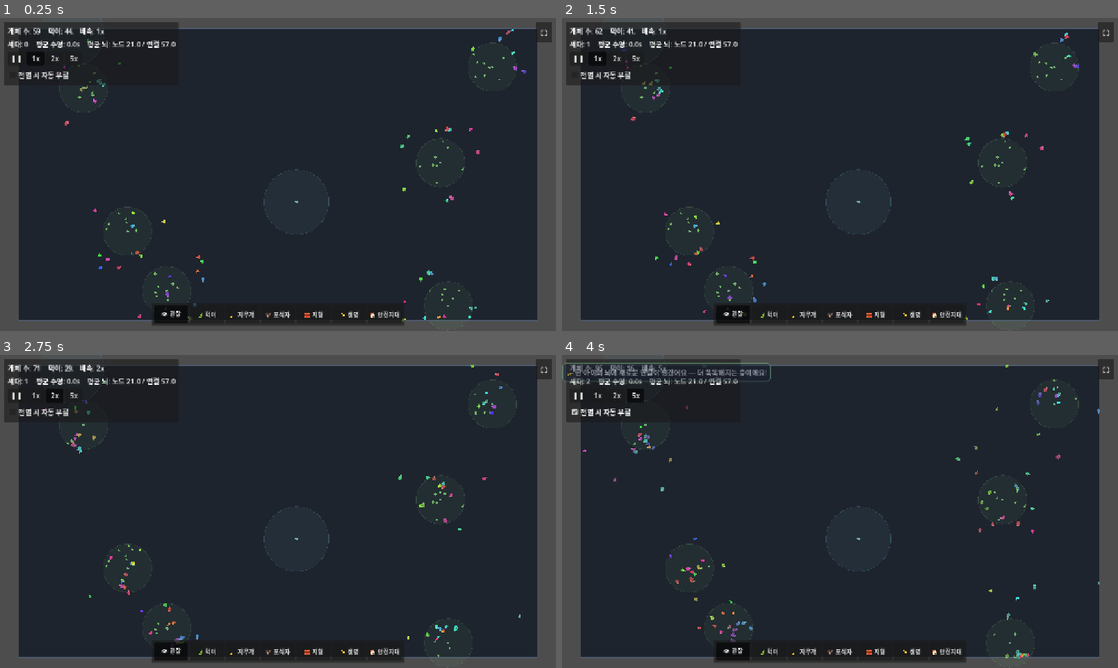
Above: before the commit, frames 1-4 (two rows, left to right).
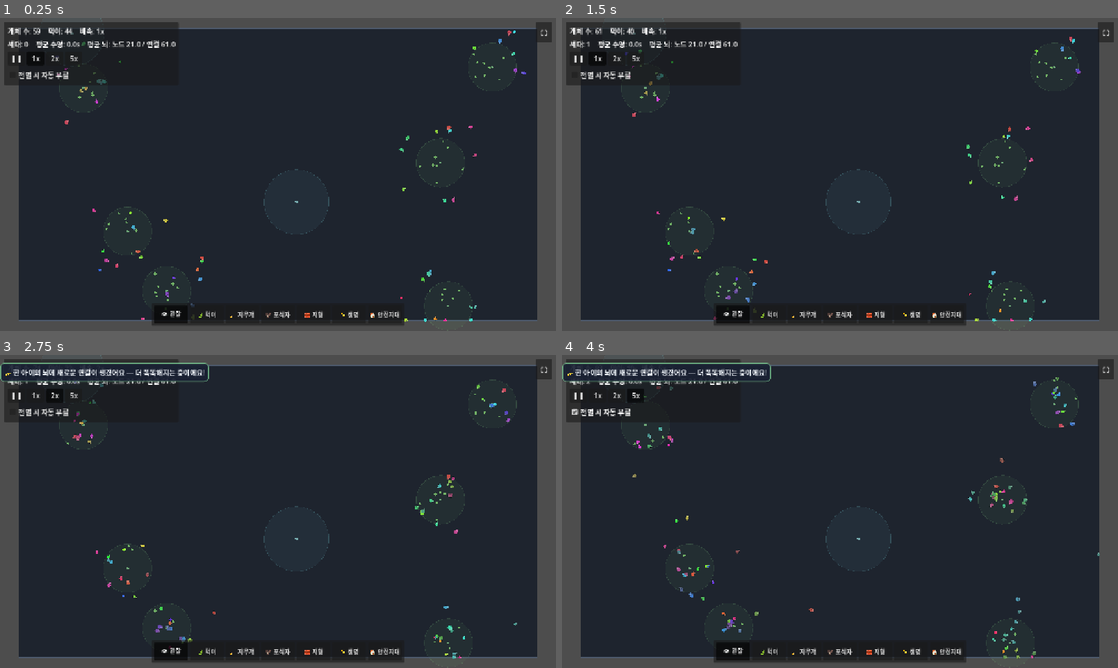
Above: after the commit, the same moments.

Repository: MoriochoRadio/mindlings
Game: Godot game, scene res://scenes/Main.tscn
The game is run twice, just before and just after one commit, with the same random seed, the same clock (stepped at 60 frames per second) and the same inputs.
Inputs:
- Up to frame 1 (0.25 s): no input
- Up to frame 2 (1.5 s): click "❚❚" at 0.5 s; click "1x" at 1.25 s
- Up to frame 3 (2.75 s): click "2x" at 2 s
- Up to frame 4 (4 s): click "5x" at 2.75 s; click "전멸 시 자동 부활" at 3.5 s

The runs differ from the first frame. In frame 1, 0.5% of the frame differs, in the area x 9-95%, y 3-98%; in frame 2, 0.7%; in frame 3, 1.9%, in the area x 0-94%, y 2-98%; in frame 4, 1.9%.

Commit message:
본능 심기: 창시자에 약한 본능(먹이·회피·안전) — 진화가 다듬는다
방침 전환(GAME_DESIGN '본능 + 진화·학습'): '창시자 백지 → 모든 행동을 진화로만'은 너무 느리고
불확실(회피가 한 판에 거의 안 나타남). 약한 본능(informed priors)을 심어 똑똑한 행동이 '바로'
보이게 하고, 진화·돌연변이가 강화/약화/재조합해 다듬게 한다. 자식은 부모 망을 물려받아 변이.

창시자 신경망 본능 배선(brain_builder.build) — 약한 사전 가중치, 바탕 무작위 직결에 더해짐:
- ① 먹이로 향함(가장 강함, 기존).
- ② 포식자에게서 멀어짐(위험 센서 → 반대 방향, 음수). 위험이 안 보이면 입력 0이라 '위협 시에만' 작동.
- ③ 안전지대로 향함(안전 센서 → 그쪽, 먹이보다 약함). 약한 상시 끌림 = '집 근처에 머무는' 성향.
- ④ 벽 회피는 생략: 더듬이가 '진행방향 상대'값이라 월드좌표 이동출력에 고정 가중치로 안 맞음
  (끼임 넛지로 보완, 벽 회피는 진화한 은닉 구조에 맡김).

튜닝(@export): founder_bias → instinct_strength로 일반화(0=순수 백지 비교). instinct_variation으로
개체별 본능 흩뿌림 → 겁많은/대담한 개체로 갈라져 다양성·niche, 상충(먹이vs안전) 균형이 진화로 최적화.

검증: Godot 4.6.3 헤드리스 게임 300프레임 에러 0. 본능 방향 통계 테스트(창시자 400개) 통과 —
move_x 평균: 먹이 +0.62, 포식자 -0.54(반대로), 안전 +0.34, 백지(strength=0) +0.00.

Co-Authored-By: Claude Opus 4.8 (1M context) <noreply@anthropic.com>

Diff:
--- a/scripts/World.gd
+++ b/scripts/World.gd
@@ -50,9 +50,12 @@
 @export var repro_cost: float = 45.0
 ## 자식의 시작 에너지.
 @export var offspring_start_energy: float = 35.0
-## 창시자(gen 0) 본능 세기(먹이추적·먹기 사전 편향). 너무 크면 먹이추적이 위험/안전 센서를
-## 압도해 다른 전략이 떠오를 여지가 준다. 0이면 완전 무작위(순수 진화).
-@export var founder_bias: float = 0.6
+## 창시자(gen 0) 본능 세기 — 약한 사전 가중치로 ①먹이로 향함 ②포식자 회피 ③안전지대로 향함을
+## 심는다(GAME_DESIGN '본능 + 진화·학습'). 똑똑한 행동이 바로 보이고, 진화가 강화/약화/재조합해
+## 다듬는다(자식은 부모 망을 물려받아 변이). 0이면 순수 백지(비교용 — 회피가 진화로만 떠오르는지).
+@export var instinct_strength: float = 0.6
+## 본능 세기의 개체별 흩뿌림(0=모두 동일, 클수록 겁많은/대담한 개체로 갈라져 다양성·niche↑).
+@export_range(0.0, 1.0) var instinct_variation: float = 0.4
 
 @export_subgroup("돌연변이")
 ## 연결마다 가중치가 변이될 확률.
@@ -214,8 +217,8 @@
 		return
 	var c: Creature = creature_scene.instantiate()
 	c.position = pos
-	# 창시자: 약한 본능을 가진 무작위 두뇌(gen 0, 순환 없음) + 무작위 유전 형질(크기·색).
-	c.setup(_bounds, self, BrainBuilder.build(founder_bias, recurrent_clamp),
+	# 창시자: 약한 본능(먹이·회피·안전)을 심은 두뇌(gen 0, 순환 없음) + 무작위 유전 형질(크기·색).
+	c.setup(_bounds, self, BrainBuilder.build(instinct_strength, instinct_variation, recurrent_clamp),
 		CreatureGenes.make_founder(founder_size_spread))
 	_creatures.add_child(c)
 
@@ -475,7 +478,7 @@
 	return f
 
 ## 신의 도구가 그 자리에 새 창시자(gen 0)를 만든다(M4-4 생명 생성). 전멸에서도 부활 가능.
-## 두뇌 = BrainBuilder.build(founder_bias, recurrent_clamp): 새 뇌 + 약한 사전 편향(현재 17입력, 순환 없음).
+## 두뇌 = BrainBuilder.build(instinct_strength, …): 새 뇌 + 약한 본능(먹이·회피·안전, 17입력, 순환 없음).
 ## 개체 수 상한 준수. 만들었으면 true.
 func spawn_creature_at(local_pos: Vector2) -> bool:
 	if creature_scene == null or _creatures.get_child_count() >= max_creatures:
--- a/scripts/brain_builder.gd
+++ b/scripts/brain_builder.gd
@@ -47,9 +47,15 @@
 const _BIAS_ID: int = 100
 const _OUT_BASE: int = 200
 
-## 창시자 두뇌를 만든다. bias_strength로 본능 세기 조절(0이면 완전 무작위).
-## value_clamp는 순환 진동/폭주 방어용 활성값 한계(World가 @export로 튜닝). 창시자엔 순환 연결은 없다.
-static func build(bias_strength: float = 0.8, value_clamp: float = 1.0) -> MindNet:
+## 창시자 두뇌를 만든다(GAME_DESIGN '본능 + 진화·학습'). 약한 '본능'(informed priors)을 심어
+## 똑똑한 행동이 바로 보이게 하고, 진화·돌연변이가 그걸 강화/약화/재조합해 다듬게 한다.
+## - instinct_strength: 본능 세기(0이면 순수 백지 — 비교용).
+## - instinct_variation: 개체별 본능 흩뿌림(0=동일, 클수록 겁많은/대담한 개체로 갈라져 다양성·niche↑).
+## - value_clamp: 순환 진동/폭주 방어용 활성값 한계(World @export). 창시자엔 순환 연결은 없다.
+## 본능은 하드룰이 아니라 '약한 사전 가중치' — 바탕의 무작위 직결에 더해질 뿐, 진화가 갈아엎을 수 있다.
+## (벽 회피 본능 ④는 생략: 더듬이 센서는 '진행방향 상대'값이라 월드좌표 이동출력에 고정 가중치로
+##  매핑되지 않는다. 끼임 넛지로 보완하고, 벽 회피는 진화한 은닉 구조에 맡긴다.)
+static func build(instinct_strength: float = 0.6, instinct_variation: float = 0.4, value_clamp: float = 1.0) -> MindNet:
 	var net := MindNet.new()
 	net.value_clamp = value_clamp
 	for i in SENSOR_COUNT:
@@ -58,19 +64,33 @@
 	for o in OUTPUT_COUNT:
 		net.add_node(_OUT_BASE + o, MindNet.NodeKind.OUTPUT)
 
-	# 모든 센서/편향 → 모든 출력 직결, 작은 무작위 가중치.
+	# 바탕: 모든 센서/편향 → 모든 출력 직결, 작은 무작위 가중치(진화의 재료).
 	for i in SENSOR_COUNT:
 		for o in OUTPUT_COUNT:
 			net.add_connection(i, _OUT_BASE + o, randf_range(-0.4, 0.4))
 	for o in OUTPUT_COUNT:
 		net.add_connection(_BIAS_ID, _OUT_BASE + o, randf_range(-0.2, 0.2))
 
-	# 창시자 본능(약함): 먹이 방향으로 이동하고 기본적으로 먹으려 한다.
-	# 위 직결 가중치에 더해진다. bias_strength=0이면 본능 없음(순수 무작위).
-	if bias_strength > 0.0:
-		net.add_connection(IN_FOOD_X, _OUT_BASE + OUT_MOVE_X, randf_range(1.0, 1.6) * bias_strength)
-		net.add_connection(IN_FOOD_Y, _OUT_BASE + OUT_MOVE_Y, randf_range(1.0, 1.6) * bias_strength)
-		net.add_connection(_BIAS_ID, _OUT_BASE + OUT_EAT, randf_range(0.6, 1.0) * bias_strength)
+	# 약한 본능. 먹이/위험/안전 센서는 모두 '월드좌표 방향벡터'라 이동출력에 깔끔히 매핑된다.
+	# 위험/안전 센서는 대상이 감각 범위 밖이면 0이라, ②는 자연히 '위협이 보일 때만' 작동한다(게이팅 공짜).
+	var s: float = instinct_strength
+	var v: float = instinct_variation
+	if s > 0.0:
+		# ① 먹이로 향함(가장 강함 — 굶지 않게).
+		net.add_connection(IN_FOOD_X, _OUT_BASE + OUT_MOVE_X, _instinct(1.0, 1.6, s, v))
+		net.add_connection(IN_FOOD_Y, _OUT_BASE + OUT_MOVE_Y, _instinct(1.0, 1.6, s, v))
+		net.add_connection(_BIAS_ID, _OUT_BASE + OUT_EAT, _instinct(0.6, 1.0, s, v))
+		# ② 포식자에게서 멀어짐(위험 센서 → 반대 방향, 음수). 위험이 안 보이면 입력 0 → 효과 0.
+		net.add_connection(IN_PRED_X, _OUT_BASE + OUT_MOVE_X, -_instinct(0.8, 1.4, s, v))
+		net.add_connection(IN_PRED_Y, _OUT_BASE + OUT_MOVE_Y, -_instinct(0.8, 1.4, s, v))
+		# ③ 안전지대로 향함(안전 센서 → 그쪽, 양수, 먹이보다 약하게). 약한 상시 끌림 = '집 근처에 머무는' 성향.
+		net.add_connection(IN_REFUGE_X, _OUT_BASE + OUT_MOVE_X, _instinct(0.4, 0.8, s, v))
+		net.add_connection(IN_REFUGE_Y, _OUT_BASE + OUT_MOVE_Y, _instinct(0.4, 0.8, s, v))
 
 	net.compile()
 	return net
+
+## 본능 가중치 한 개: 기본 범위(lo~hi) × 세기 × 개체별 변이(1±variation).
+## 변이 덕에 같은 창시자라도 본능 세기가 달라 겁많은/대담한 개체로 갈라진다(다양성·niche).
+static func _instinct(lo: float, hi: float, strength: float, variation: float) -> float:
+	return randf_range(lo, hi) * strength * (1.0 + randf_range(-variation, variation))
